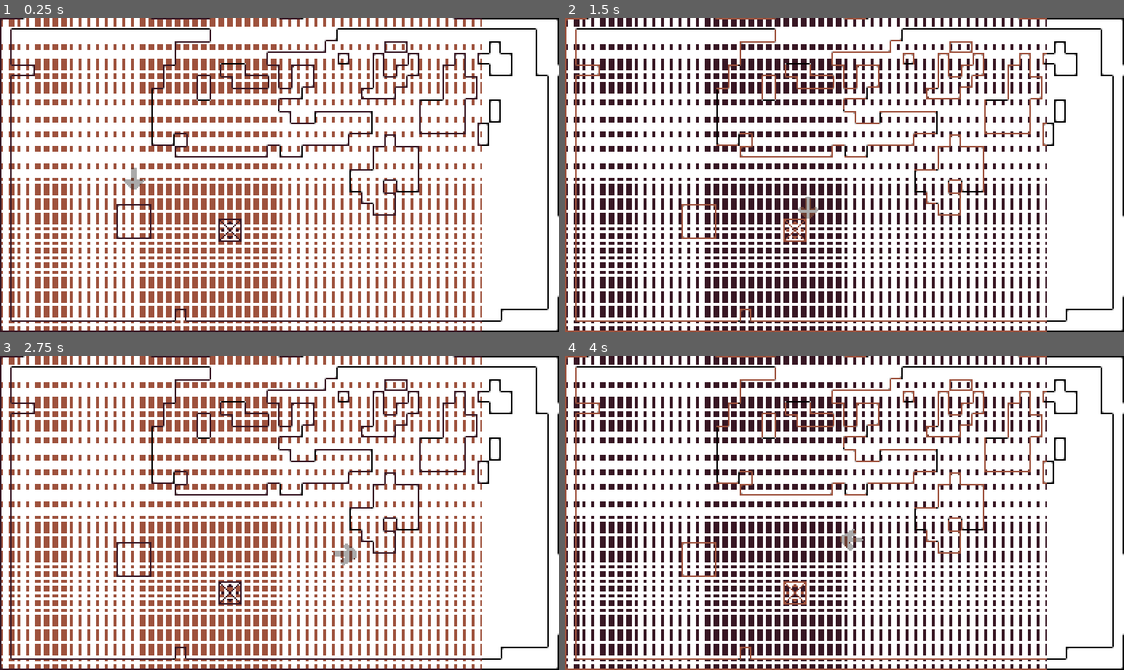
Above: before the commit, frames 1-4 (two rows, left to right).
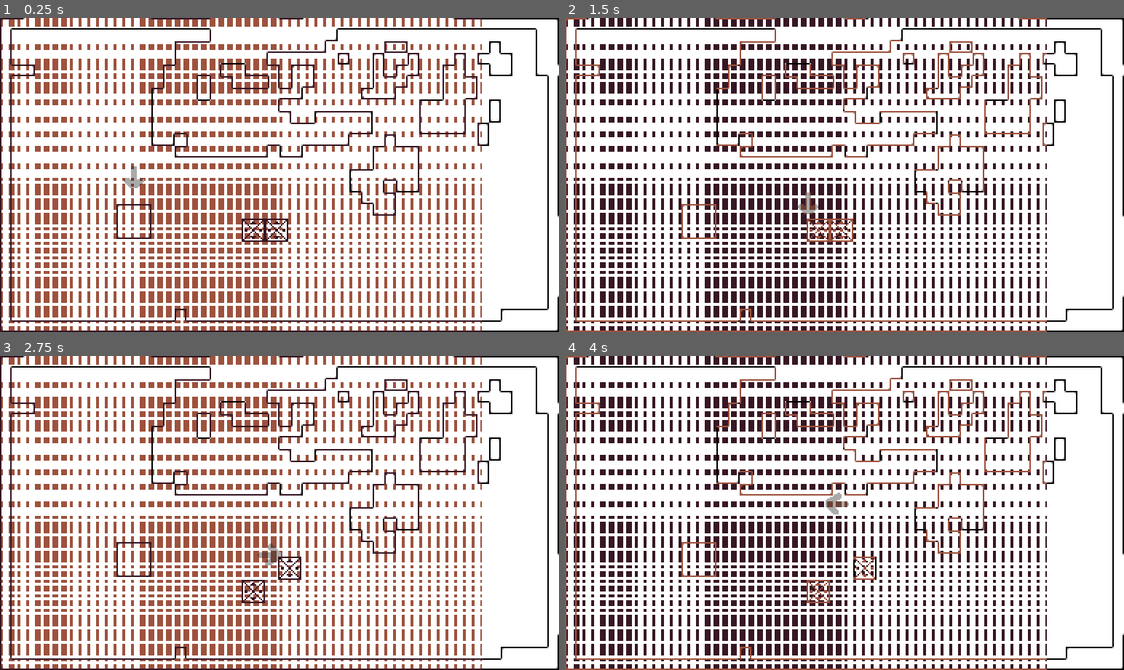
Above: after the commit, the same moments.

Repository: regular-space/milk_switch
Game: Godot game, scene res://scenes/example_level.tscn
The game is run twice, just before and just after one commit, with the same random seed, the same clock (stepped at 60 frames per second) and the same inputs.
Inputs:
- Up to frame 1 (0.25 s): no input
- Up to frame 2 (1.5 s): tap Enter at 0.5 s; hold D (move_right) 0.53-1.28 s; tap Tab (switch_milk) at 0.6, 1.35 s; hold S (move_down) from 1.28 s (still down)
- Up to frame 3 (2.75 s): release S (move_down) at 2.03 s; hold D (move_right) from 2.03 s (still down); tap Tab (switch_milk) at 2.1 s
- Up to frame 4 (4 s): release D (move_right) at 2.78 s; hold W (move_up) 2.78-3.53 s; tap Tab (switch_milk) at 2.85, 3.6 s; tap Space at 3.5 s; hold A (move_left) from 3.53 s (still down)

The runs differ from the first frame. In frame 1, 0.4% of the frame differs, in the area x 22-52%, y 47-72%; in frame 2, 0.5%; in frame 3, 0.7%, in the area x 39-64%, y 59-80%; in frame 4, 0.7%.

Commit message:
Fixed pushable block
- Fixed pushable block being off by one pixel
- Fixed blocks not colliding with each other
- Some other black magic that I have some idea of why its working but also almost none

Diff:
--- a/project.godot
+++ b/project.godot
@@ -24,6 +24,8 @@
 
 window/size/viewport_width=384
 window/size/viewport_height=216
+window/size/initial_position_type=2
+window/size/initial_screen=1
 window/size/window_width_override=1920
 window/size/window_height_override=1080
 window/stretch/mode="viewport"
@@ -66,3 +68,4 @@
 [rendering]
 
 textures/canvas_textures/default_texture_filter=0
+2d/snap/snap_2d_transforms_to_pixel=true
--- a/scenes/example_level.tscn
+++ b/scenes/example_level.tscn
@@ -1,11 +1,10 @@
-[gd_scene load_steps=11 format=3 uid="uid://biugwhd4kbu36"]
+[gd_scene load_steps=9 format=3 uid="uid://biugwhd4kbu36"]
 
 [ext_resource type="Texture2D" uid="uid://b6efa7bnasfme" path="res://textures/wip_tiles1.png" id="1_0r62v"]
 [ext_resource type="PackedScene" uid="uid://dgycd23hcjdf8" path="res://scenes/objects/player.tscn" id="1_ed71m"]
 [ext_resource type="Shader" path="res://shaders/flip_palette.gdshader" id="3_b3svu"]
 [ext_resource type="Script" path="res://scenes/PaletteSwitcher.gd" id="4_pskaa"]
-[ext_resource type="Texture2D" uid="uid://2wt7dr5eyfao" path="res://textures/block_1.png" id="5_lw4d1"]
-[ext_resource type="Script" path="res://scenes/moveable_block.gd" id="6_fg4x5"]
+[ext_resource type="PackedScene" uid="uid://bcvn5y2x4ee7t" path="res://scenes/pushable_block.tscn" id="5_bx6dm"]
 
 [sub_resource type="TileSetAtlasSource" id="TileSetAtlasSource_ohi5j"]
 texture = ExtResource("1_0r62v")
@@ -502,9 +501,6 @@
 shader = ExtResource("3_b3svu")
 shader_parameter/on = false
 
-[sub_resource type="RectangleShape2D" id="RectangleShape2D_3s8wj"]
-size = Vector2(16, 16)
-
 [node name="ExampleLevel" type="Node2D"]
 
 [node name="ColorRect" type="ColorRect" parent="."]
@@ -535,23 +531,8 @@
 [node name="Camera2D" type="Camera2D" parent="."]
 offset = Vector2(0, 4)
 
-[node name="BlockAnimatedBody" type="AnimatableBody2D" parent="."]
-position = Vector2(-34, 42)
-script = ExtResource("6_fg4x5")
-
-[node name="BlockCollision" type="CollisionShape2D" parent="BlockAnimatedBody"]
-shape = SubResource("RectangleShape2D_3s8wj")
-
-[node name="BlockSprite" type="Sprite2D" parent="BlockAnimatedBody"]
-texture = ExtResource("5_lw4d1")
-
-[node name="PushTimer" type="Timer" parent="BlockAnimatedBody"]
-wait_time = 0.75
-one_shot = true
-
-[node name="ConfirmPushTimer" type="Timer" parent="BlockAnimatedBody"]
-wait_time = 0.27
-one_shot = true
-
-[connection signal="timeout" from="BlockAnimatedBody/PushTimer" to="BlockAnimatedBody" method="_on_block_push_timer_timeout"]
-[connection signal="timeout" from="BlockAnimatedBody/ConfirmPushTimer" to="BlockAnimatedBody" method="_on_confirm_push_timer_timeout"]
+[node name="PushableBlockBody" parent="." instance=ExtResource("5_bx6dm")]
+position = Vector2(-18, 42)
+
+[node name="PushableBlockBody2" parent="." instance=ExtResource("5_bx6dm")]
+position = Vector2(-2, 42)
--- a/scenes/moveable_block.gd
+++ b/scenes/moveable_block.gd
@@ -4,53 +4,113 @@
 const right := Vector2(1,0)
 const up := Vector2(0,-1)
 const down := Vector2(0,1)
-const speed := 22.0
+const block_speed := 32
 
-var move_dir := Vector2.ZERO
+# This value is an export so it can be different per object when you create a
+# map with multiple blocks
+@export var milk_switched := false
+
+var inital_pos : Vector2
+var move_dir : Vector2
 var is_moving := false
 var allow_move := false
-var is_collidable := true
+var snap_pos := true
 
 func push(direction: Vector2):
+	inital_pos = Vector2(int(position.x),int(position.y))
+	# Checking which is the greater value for direction and using that. Because
+	# we don't want to push in diagonals at all
+	var x_greater_than_y = abs(direction.x) > abs(direction.y)
+	var y_greater_than_x = abs(direction.y) > abs(direction.x)
 	# Don't want to allow changing of direction mid push. Done this to replicate
 	# the old Zelda feel of moving blocks
 	if not is_moving and allow_move:
-		# Move right
-		if direction.x > 0:
-			move_dir = right
-			$PushTimer.start()
-			is_moving = true
-		# Move left
-		elif direction.x < 0:
-			move_dir = left
-			$PushTimer.start()
-			is_moving = true
-		# Move down
-		elif direction.y > 0:
-			move_dir = down
-			$PushTimer.start()
-			is_moving = true
-		# Move up
-		elif direction.y < 0:
-			move_dir = up
-			$PushTimer.start()
-			is_moving = true
+		if x_greater_than_y:
+			# Move right
+			if direction.x > 0:
+				move_dir = right
+				$PushTimer.start()
+				is_moving = true
+			# Move left
+			elif direction.x < 0:
+				move_dir = left
+				$PushTimer.start()
+				is_moving = true
+		elif y_greater_than_x:
+			# Move down
+			if direction.y > 0:
+				move_dir = down
+				$PushTimer.start()
+				is_moving = true
+			# Move up
+			elif direction.y < 0:
+				move_dir = up
+				$PushTimer.start()
+				is_moving = true
+		# This happens when going in diagonals cuz x & y's magnitude equal each
+		# other, so both the variables at the start will be false
+		else:
+			stop()
 	elif $ConfirmPushTimer.is_stopped():
 		$ConfirmPushTimer.start()
 
 func stop() -> void:
 	move_dir = Vector2.ZERO
 	is_moving = false
+	allow_move = false
+	# This code here just snaps the position to a integer value because
+	# sometimes when it is a decimal the screen position is off by a pixel
+	print(position)
+
+func is_block_blocked_by_block(direction: Vector2) -> bool:
+	match direction:
+		up:
+			return $BlockCheckUp.is_colliding()
+		right:
+			return $BlockCheckRight.is_colliding()
+		down:
+			return $BlockCheckDown.is_colliding()
+		left:
+			return $BlockCheckLeft.is_colliding()
+		_:
+			return false
 
 func _physics_process(delta):
-	move_and_collide(move_dir * speed * delta)
+
+	if is_moving:
+		# Stops blocks from pushing each other
+		if is_block_blocked_by_block(move_dir):
+			stop()
+		var move_vec = Vector2(move_dir * block_speed * delta)
+		var collision = move_and_collide(move_vec)
+		snap_pos = true
+		if collision:
+			# If colliding into the wall no snapping necessary
+			if collision.get_collider().is_class("TileMap"):
+				snap_pos = false
+
 
 func _on_block_push_timer_timeout():
+	# Snapping this to the position it should be at (16 px from inital position)
+	# because I keep coming across problems with the visuals since movement is
+	# done in done in floats there's a sort of desync between the actual position
+	# and the displayed pixels. Sort of how subpixels work but in a bad way.
+	if snap_pos:
+		match move_dir:
+			up:
+				position = Vector2(inital_pos.x,inital_pos.y - 16)
+			right:
+				position = Vector2(inital_pos.x + 16,inital_pos.y)
+			down:
+				position = Vector2(inital_pos.x,inital_pos.y + 16)
+			left:
+				position = Vector2(inital_pos.x - 16,inital_pos.y)
 	stop()
 
 func _on_confirm_push_timer_timeout():
 	# Are any of the move actions held
-	if Input.is_action_pressed("move_right") or Input.is_action_pressed("move_left") or Input.is_action_pressed("move_up") or Input.is_action_pressed("move_down"):
+	var any_move_actions_held = Input.is_action_pressed("move_right") or Input.is_action_pressed("move_left") or Input.is_action_pressed("move_up") or Input.is_action_pressed("move_down")
+	if any_move_actions_held:
 		allow_move = true
 	else:
 		allow_move = false
--- a/scenes/objects/player.gd
+++ b/scenes/objects/player.gd
@@ -22,10 +22,14 @@
 	else:
 		velocity = Vector2(move_toward(velocity.x, 0, deceleration), move_toward(velocity.y, 0, deceleration))
 
-	var collision = move_and_collide(velocity * delta)
+	# Test move_and_collide to check if moving would make us collide without
+	# actually moving
+	var collision = move_and_collide(velocity * delta,true)
 	if collision:
 		print(collision.get_collider().get_class())
 		# For objects that can be pushed
-		if collision.get_collider().has_method("push"):
+		if collision.get_collider().has_method("push") and not collision.get_collider().is_moving:
 			var pushable_obj = collision.get_collider()
 			pushable_obj.push(velocity)
+	else:
+		move_and_collide(velocity * delta)
--- /dev/null
+++ b/scenes/pushable_block.tscn
@@ -0,0 +1,53 @@
+[gd_scene load_steps=4 format=3 uid="uid://bcvn5y2x4ee7t"]
+
+[ext_resource type="Script" path="res://scenes/moveable_block.gd" id="1_kqjbn"]
+[ext_resource type="Texture2D" uid="uid://2wt7dr5eyfao" path="res://textures/block_1.png" id="2_to5lw"]
+
+[sub_resource type="RectangleShape2D" id="RectangleShape2D_3s8wj"]
+size = Vector2(16, 16)
+
+[node name="PushableBlockBody" type="AnimatableBody2D"]
+position = Vector2(-34, 42)
+disable_mode = 2
+collision_layer = 4
+collision_mask = 3
+sync_to_physics = false
+script = ExtResource("1_kqjbn")
+
+[node name="BlockCollision" type="CollisionShape2D" parent="."]
+shape = SubResource("RectangleShape2D_3s8wj")
+one_way_collision_margin = 0.0
+
+[node name="BlockSprite" type="Sprite2D" parent="."]
+texture = ExtResource("2_to5lw")
+
+[node name="PushTimer" type="Timer" parent="."]
+wait_time = 0.5
+one_shot = true
+
+[node name="ConfirmPushTimer" type="Timer" parent="."]
+wait_time = 0.3
+one_shot = true
+
+[node name="BlockCheckUp" type="RayCast2D" parent="."]
+target_position = Vector2(0, -8)
+collision_mask = 4
+hit_from_inside = true
+
+[node name="BlockCheckRight" type="RayCast2D" parent="."]
+position = Vector2(-1, 0)
+target_position = Vector2(9, 0)
+collision_mask = 4
+hit_from_inside = true
+
+[node name="BlockCheckLeft" type="RayCast2D" parent="."]
+target_position = Vector2(-8, 0)
+collision_mask = 4
+hit_from_inside = true
+
+[node name="BlockCheckDown" type="RayCast2D" parent="."]
+target_position = Vector2(0, 8)
+collision_mask = 4
+
+[connection signal="timeout" from="PushTimer" to="." method="_on_block_push_timer_timeout"]
+[connection signal="timeout" from="ConfirmPushTimer" to="." method="_on_confirm_push_timer_timeout"]
Not shown, added: scenes/pusA86B.tmp
Not shown, added: scenes/pusC612.tmp
